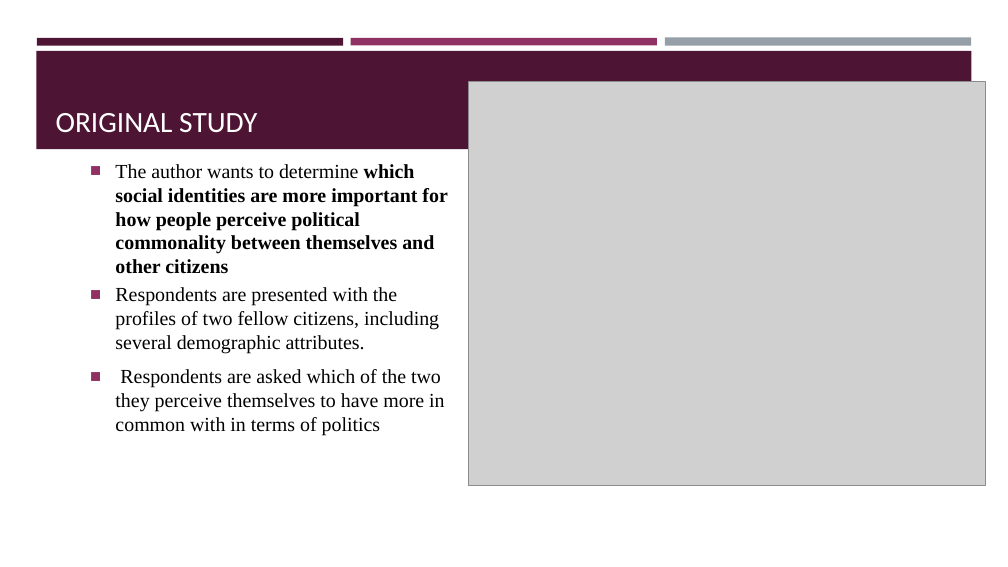
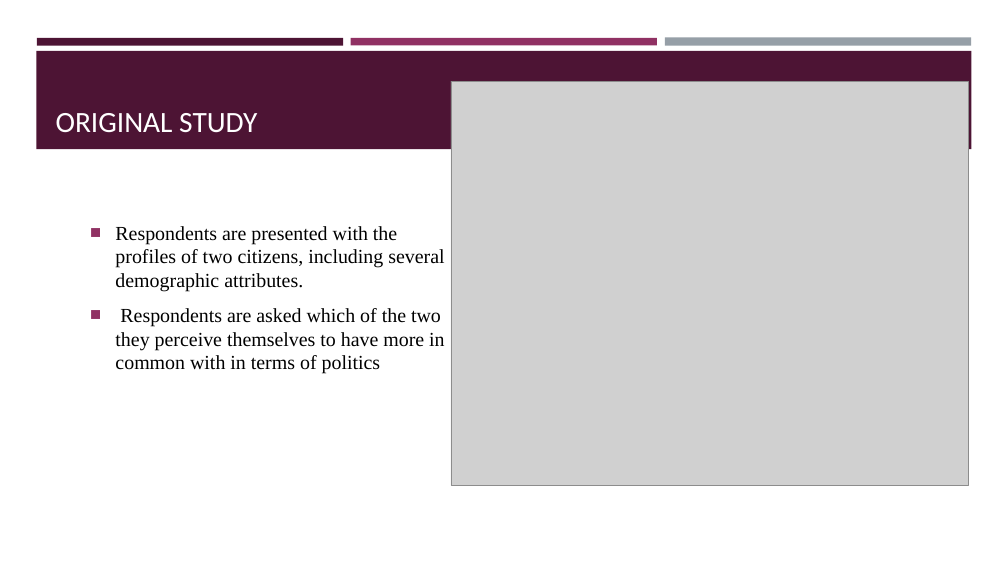
Before and after one commit to KimochiKimchi/StatsII_Spring2024, a slide deck: slide 3 of replication/my_replication/Replication Presentation.pptx (slide 2 before the commit). Drawn at 1008x567 pixels with LibreOffice and Linux fonts; fonts in the diff are those of the drawing; grey boxes stand for pictures. Boxes give left, top, right and bottom in pixels: in the first picture for what was removed or moved away, otherwise in the second. Text is boxed around its words. In the diff, an @@ line names an element or a change of style, - is before the commit and + after.

```diff
--- a/replication/my_replication/Replication Presentation.pptx
+++ b/replication/my_replication/Replication Presentation.pptx
@@ picture: place and size @@
-picture at bbox=[468, 81, 985, 485]
+picture at bbox=[451, 81, 969, 485]
@@ text at bbox=[115, 226, 444, 292]: text changed @@
-■ The author wants to determine which social identities are more important for how people perceive political commonality between themselves and other citizens
-■ Respondents are presented with the profiles of two fellow citizens, including several demographic attributes.
+■ Respondents are presented with the profiles of two citizens, including several demographic attributes.
```
Also in this commit, not shown: 6 other slides changed, 1 slide added, 1 other file.
